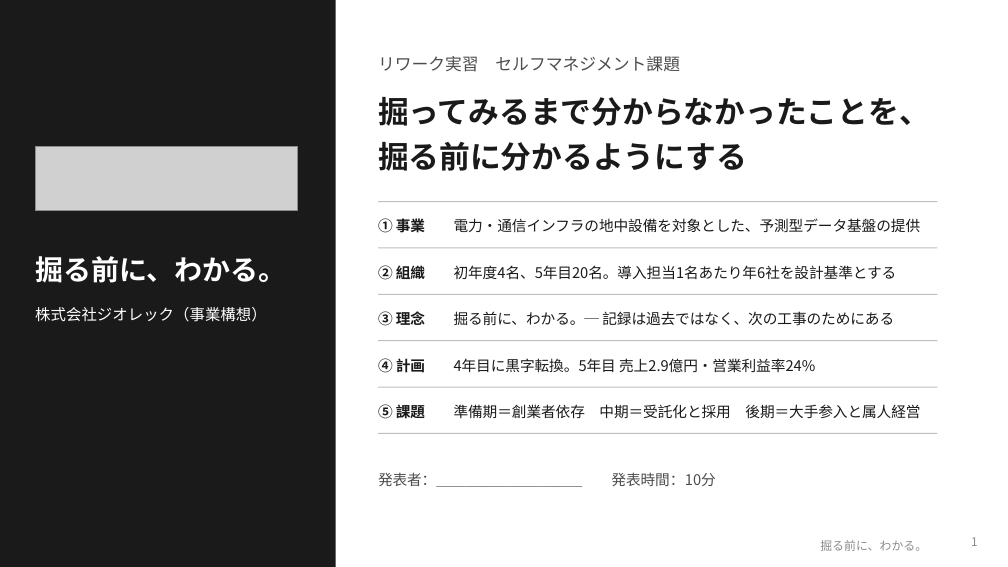
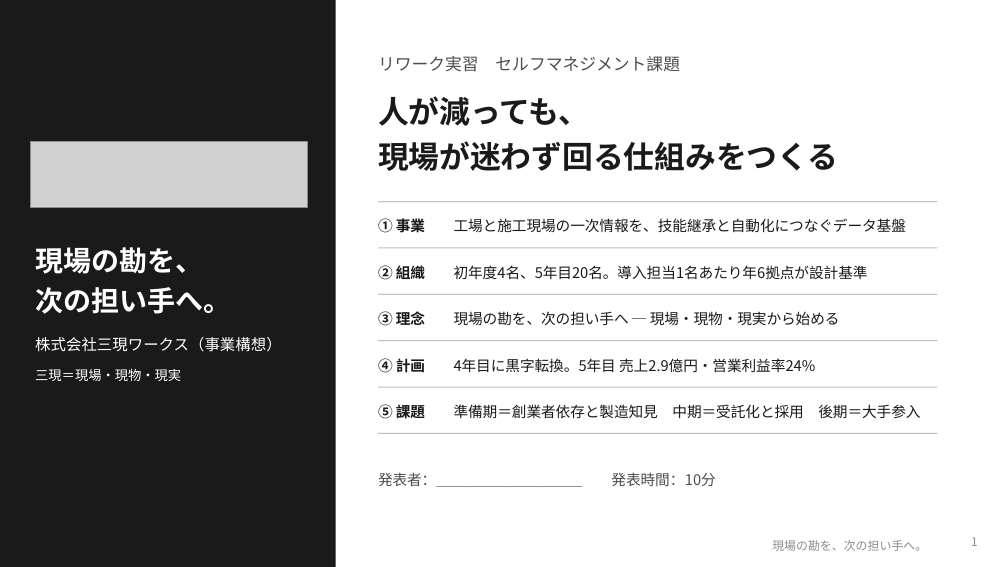
Before and after one commit to SEITOSHIKI/-ai-commute-audio-, a slide deck: slide 1 of deck/セルフマネジメント課題_事業構想プレゼン.pptx. Drawn at 1008x567 pixels with LibreOffice and Linux fonts; fonts in the diff are those of the drawing; grey boxes stand for pictures; background and template pictures are left out. Boxes give left, top, right and bottom in pixels: in the first picture for what was removed or moved away, otherwise in the second. Text is boxed around its words. In the diff, an @@ line names an element or a change of style, - is before the commit and + after.

```diff
--- a/deck/セルフマネジメント課題_事業構想プレゼン.pptx
+++ b/deck/セルフマネジメント課題_事業構想プレゼン.pptx
@@ text at [378,96,839,171]: text changed @@
-掘ってみるまで分からなかったことを、掘る前に分かるようにする
+人が減っても、
+現場が迷わず回る仕組みをつくる
@@ picture: place and size @@
-picture at [35,146,297,211]
+picture at [30,141,307,208]
@@ text at [454,218,906,232]: text changed @@
-電力・通信インフラの地中設備を対象とした、予測型データ基盤の提供
+工場と施工現場の一次情報を、技能継承と自動化につなぐデータ基盤
@@ text removed at [35,256,287,283] @@
-掘る前に、わかる。
@@ text added at [35,247,231,314], 20 pt, text #FFFFFF, bold @@
+現場の勘を、
+次の担い手へ。
@@ text at [454,265,868,280]: text changed @@
-初年度4名、5年目20名。導入担当1名あたり年6社を設計基準とする
+初年度4名、5年目20名。導入担当1名あたり年6拠点が設計基準
@@ text at [454,311,840,325]: text changed @@
-掘る前に、わかる。─ 記録は過去ではなく、次の工事のためにある
+現場の勘を、次の担い手へ ─ 現場・現物・現実から始める
@@ text at [35,337,281,352]: text changed @@
-株式会社ジオレック（事業構想）
+株式会社三現ワークス（事業構想）
@@ text added at [35,369,181,381], 9.5 pt, text #FFFFFF @@
+三現＝現場・現物・現実
@@ text at [454,404,920,419]: text changed @@
-準備期＝創業者依存 中期＝受託化と採用 後期＝大手参入と属人経営
+準備期＝創業者依存と製造知見 中期＝受託化と採用 後期＝大手参入
@@ text added at [772,540,927,551], 8.5 pt, text #8C8C8C @@
+現場の勘を、次の担い手へ。
@@ text removed at [820,540,927,551] @@
-掘る前に、わかる。
```
Also in this commit, not shown: 5 other slides changed, 2 slides added, 2 slides removed, 8 other files.
